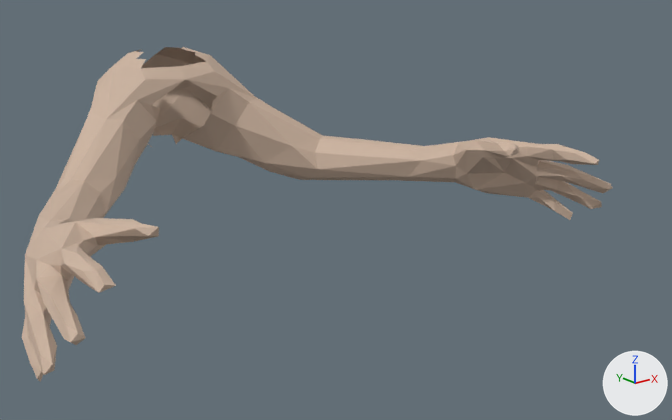
One commit to the FBX model Assets/Objects/Player_Arms.fbx: the scene before it, then after it.
One viewpoint serves both versions: a 50 mm lens placed at (-12.86, -14.65, 18.58), pointed at (-3.92, -3.47, 14.11). Lighting does not change. The marker at lower right points along +X, +Y and +Z. Where no turn or scale is listed for an object, it has been applied to the vertices.

The first picture shows 'Arm_Right', 'Arm_Right.001'.
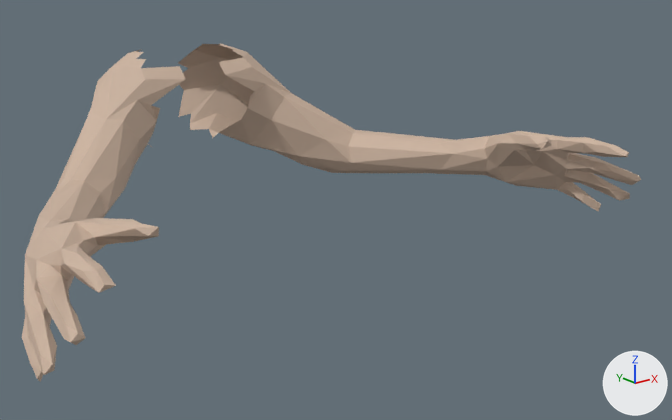
Patch to the scene script:
```diff
--- a/Assets/Objects/Player_Arms.fbx.py
+++ b/Assets/Objects/Player_Arms.fbx.py
@@ ob_arm_right_001 @@
 ob_arm_right_001 = bpy.data.objects.new('Arm_Right.001', me_base_obj_004)
-ob_arm_right_001.location = (-4.63, -0.02, 15.82)
+ob_arm_right_001.location = (-3.84, -0.02, 15.82)
```

Pixel boxes [x1, y1, x2, y2] of what changed, in the pictures (672 x 420 px):
'Arm_Right.001', moved: before [141, 47, 613, 220]; after [178, 43, 641, 211]
